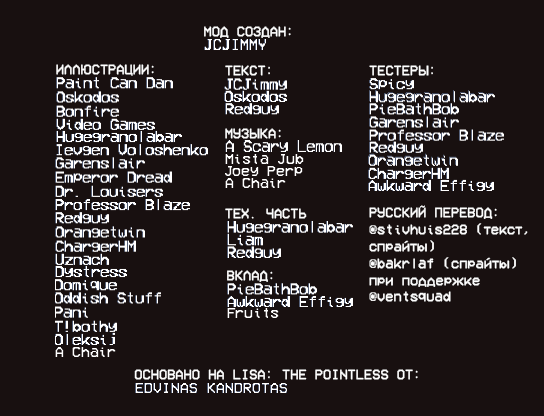
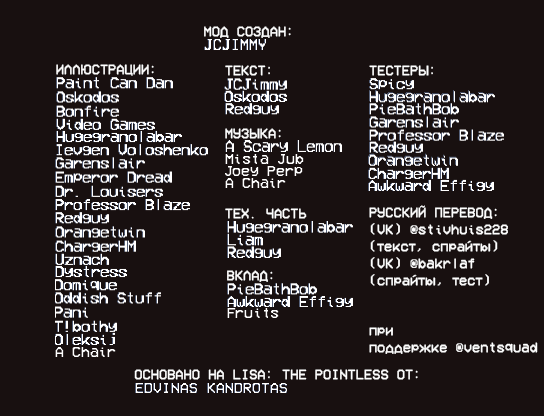
Layer changes from the first 544 × 416 image to the second:
renamed "РУССКИЙ ПЕРЕВОД: @stivhuis228 (текст, спрайты) @bakrlaf (спрайт" to "РУССКИЙ ПЕРЕВОД: (VK) @stivhuis228 (текст, спрайты) (VK) @bakrl", painted on it over <box>369,223,538,354</box>
